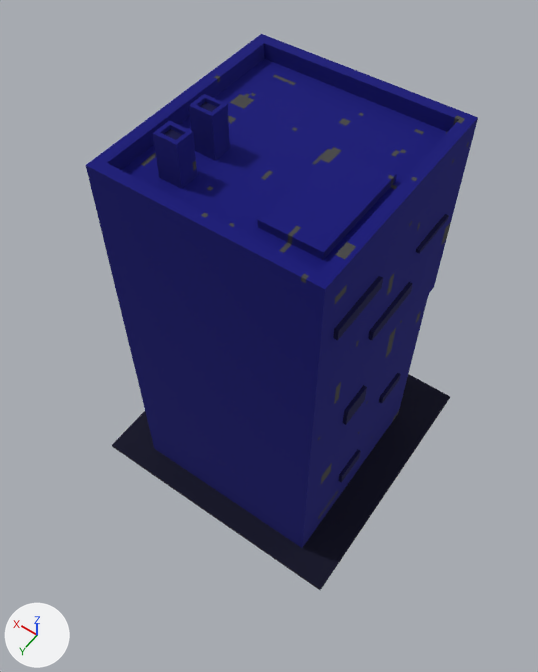
A saved change to the OBJ model GothamCity/Modelos_obj/Edificios/building5.obj.
Both versions are drawn from a 50 mm camera at (-7.0, 10.95, 21.47) aimed at (0.11, 1.0, 5.83). The lights are fixed; the arrows at lower left show +X, +Y and +Z. Where no turn or scale is listed for an object, it has been applied to the vertices. Vertices at the same position are counted once.

In view in the first picture: 'Untitled'.
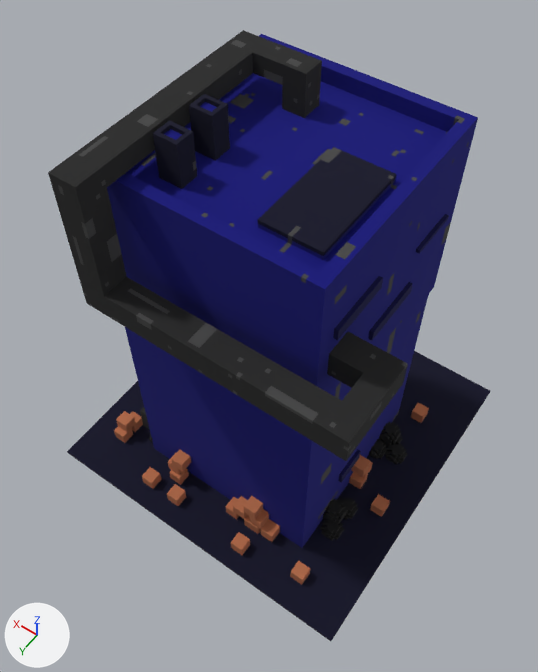
What differs and where, as boxes [x1, y1, x2, y2] in the pictures (538 x 672 px):
'Untitled', reshaped (13% wider, 10% taller)
    before: [86, 34, 478, 590]
    after: [48, 30, 490, 641]
part 1 of me_untitled, built on
    before: [112, 374, 450, 590]
    after: [67, 181, 490, 641]
part 2 of me_untitled, added (black)
    after: [48, 30, 445, 461]
part 3 of me_untitled, surface changed
    both: [153, 94, 396, 252]

What the commit changed:
me_untitled is used by ob_untitled; location (0.0, 0.0, 0.0).
me_untitled had 820 vertices, 1636 faces and spanned x -3.9..4.1, y -3.9..4.1, z 0.3..12.5.
me_untitled now has 1959 vertices, 3942 faces and spans x -4.9..5.1, y -4.9..5.1, z 0.3..12.5.
me_untitled part 1: 1 vertex moved from x 2.9, y -0.8, z 1.4 to x 3.0, y -0.8, z 1.5; 13 vertices removed from x -3.9..4.1, y -3.9..4.1, z 0.3..1.4; 850 vertices added at x -4.9..5.1, y -4.9..5.1, z 0.3..1.7.
me_untitled part 2: 302 vertices added at x -4.2..2.6, y -1.5..4.5, z 8.8..12.5.
me_untitled part 3: 66 kept faces spanning x -2.2..1.8, y -0.2..2.5, z 11.4..12.5 get new texture (UV) coordinates.
